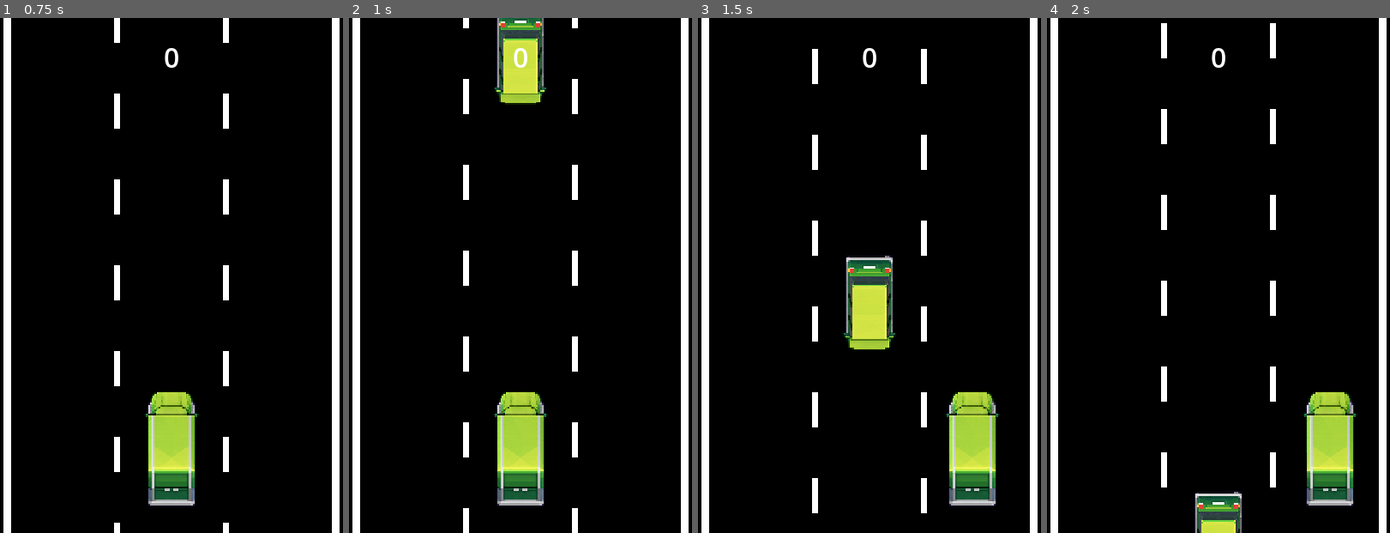
Above: before the commit, frames 1-4 (left to right).
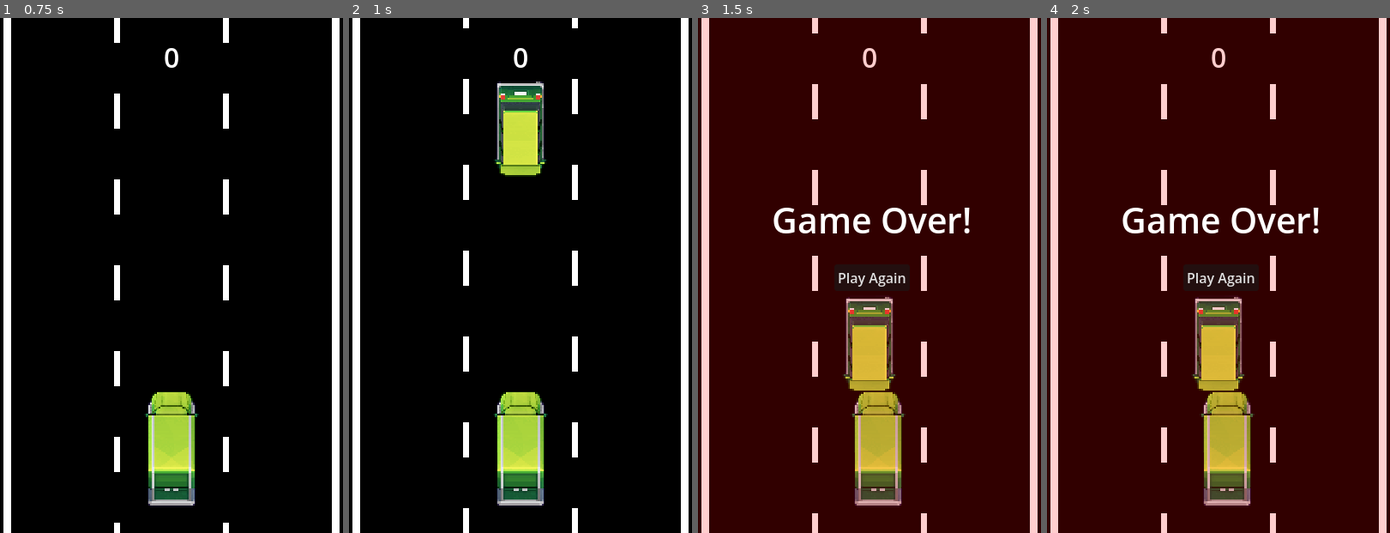
Above: after the commit, the same moments.

Repository: matrndev/trafficrunner
Game: Godot game, scene res://scenes/main_menu.tscn
The game is run twice, just before and just after one commit, with the same random seed, the same clock (stepped at 60 frames per second) and the same inputs.
Inputs:
- Up to frame 1 (0.75 s): click "Start" at 0.5 s
- Up to frame 2 (1 s): no input
- Up to frame 3 (1.5 s): hold D (move_right) from 1.28 s (still down)
- Up to frame 4 (2 s): keep holding D (move_right)

Frame 1 is identical in both runs. In frame 2, 4.2% of the frame differs, in the area x 42-58%, y 0-31%; in frame 3, 100%, in the area x 0-100%, y 0-100%; in frame 4, 100%.

Commit message:
minor bugfixes

Diff:
--- a/scripts/enemy_car.gd
+++ b/scripts/enemy_car.gd
@@ -2,14 +2,15 @@
 
 signal passed
 signal crashed
+
+var speed = randi_range(250, 900)
 
 func _ready() -> void:
 	var random = randi_range(1, 138)
 	$Sprite2D.texture = load("res://assets/TopDown Vehicles/other_cars/" + str(random) + ".png")
 
 func _physics_process(delta: float) -> void:
-	var random = randi_range(250, 900)
-	position.y += delta * random
+	position.y += delta * speed
 	if position.y > 700:
 		passed.emit()
 		queue_free()
@@ -18,3 +19,5 @@
 func _on_hitbox_body_entered(body: Node2D) -> void:
 	if body.name == "PlayerCar":
 		crashed.emit()
+	if body.name.begins_with("EnemyCar") and not body == self:
+		queue_free()
